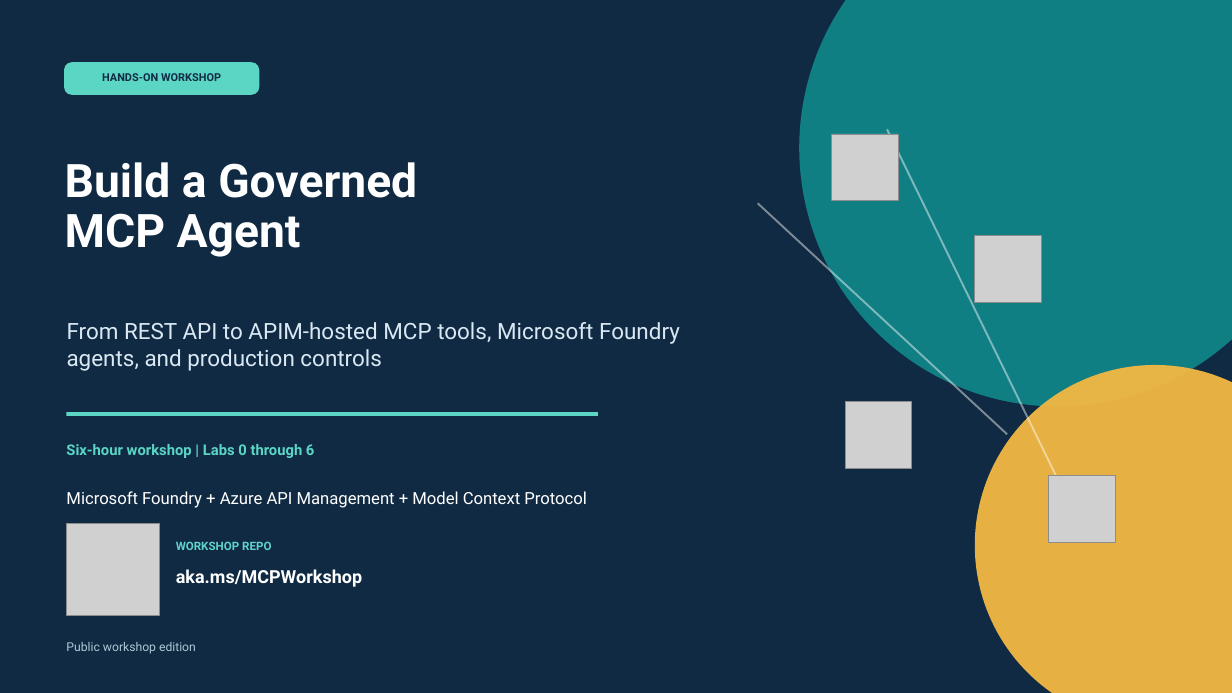
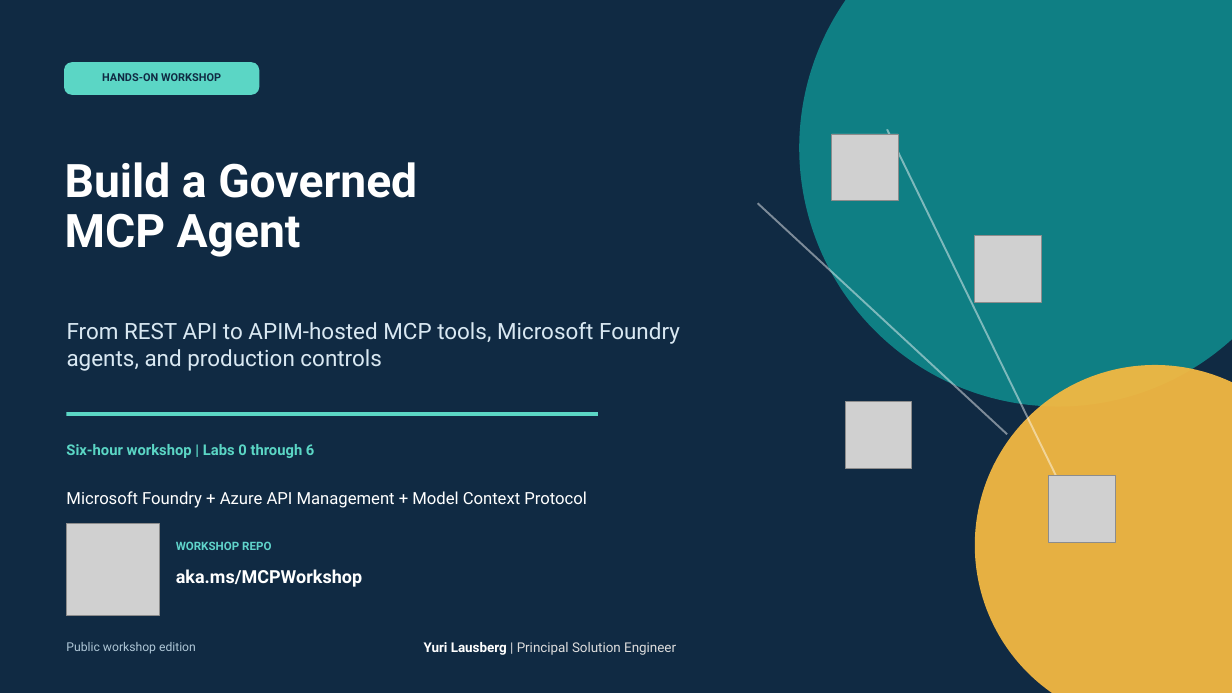
Before and after one commit to yurilausberg/foundry-apim-mcp-workshop, a slide deck: slide 1 of docs/foundry-apim-mcp-workshop.pptx. Drawn at 1232x693 pixels with LibreOffice and Linux fonts; fonts in the diff are those of the drawing; grey boxes stand for pictures. Boxes give left, top, right and bottom in pixels: in the first picture for what was removed or moved away, otherwise in the second. Text is boxed around its words. In the diff, an @@ line names an element or a change of style, - is before the commit and + after.

```diff
--- a/docs/foundry-apim-mcp-workshop.pptx
+++ b/docs/foundry-apim-mcp-workshop.pptx
@@ text added at [424,642,676,655], 10.5 pt, text #DDDDDD @@
+Yuri Lausberg | Principal Solution Engineer
```
